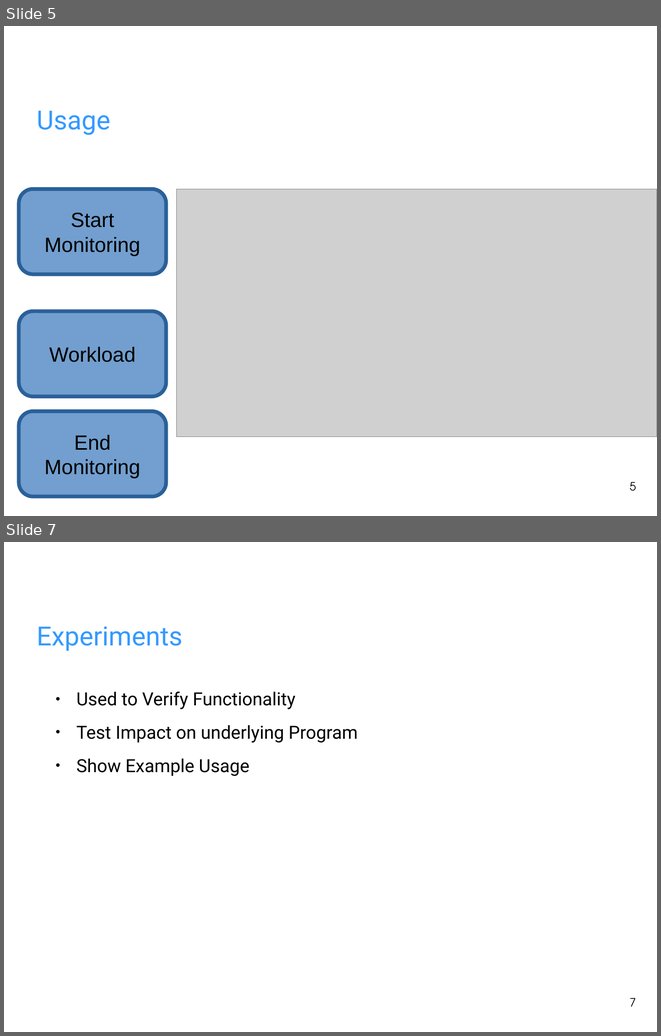
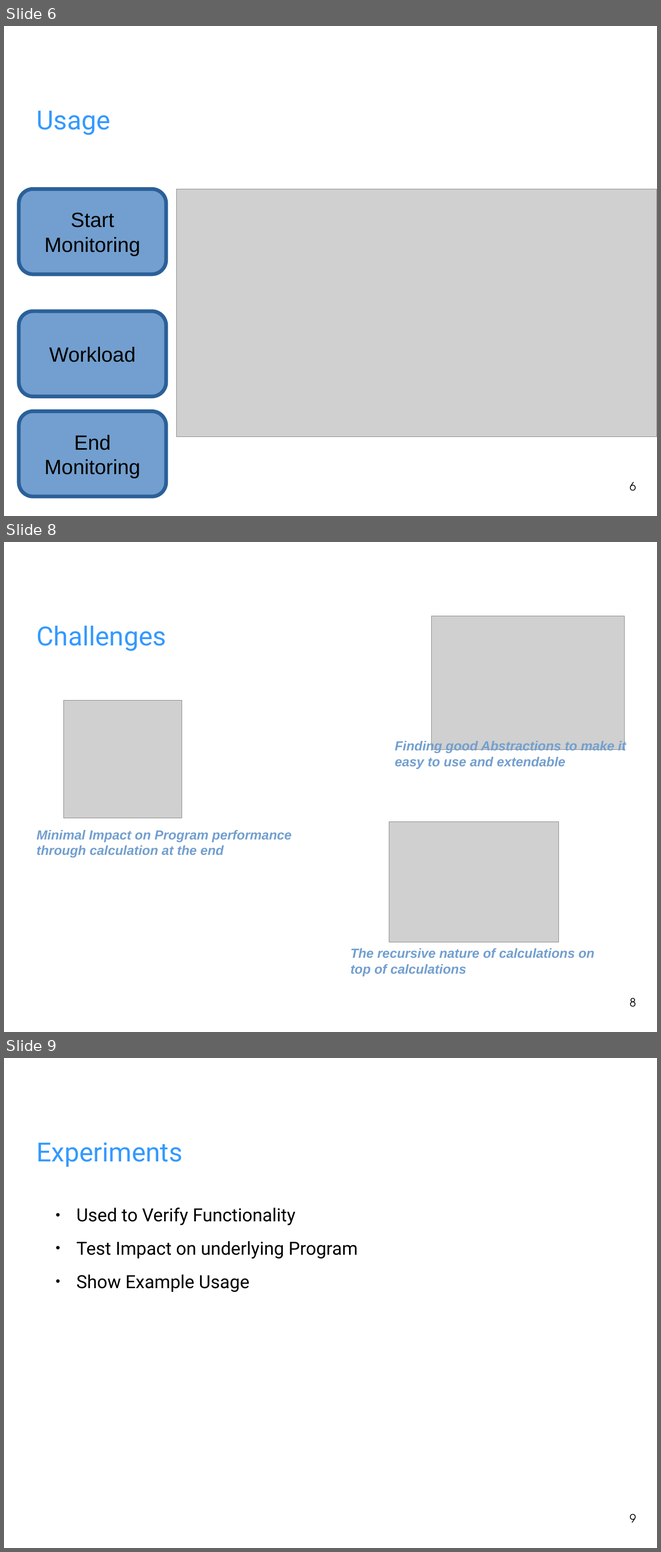
Before and after one commit to fhilprec/HardwareMonitoring, a slide deck: ProjectPresentation.odp. Shown one above the other, each under a label of ours: slides 5 and 7 before the commit, slides 6, 8 and 9 after it; the slides between them are not shown. The pictures are 661x1036 and 661x1552 pixels, drawn with LibreOffice and Linux fonts; fonts in the diff are those of the drawing; grey boxes stand for pictures; background and template pictures are left out. Boxes give left, top, right and bottom in pixels: in the first picture for what was removed or moved away, otherwise in the second. Text is boxed around its words. In the diff, an @@ line names an element or a change of style, - is before the commit and + after.

Commit message:
presentation

```diff
--- a/ProjectPresentation.odp
+++ b/ProjectPresentation.odp
@@ slide 8 added at bbox=[4, 542, 657, 1032], background picture (left out) @@
@@ picture added at bbox=[432, 616, 625, 749] @@
@@ title added at bbox=[37, 625, 166, 651], 32 pt, text #3399FF @@
+Challenges
@@ picture added at bbox=[64, 700, 182, 818] @@
@@ text added at bbox=[395, 740, 626, 769], 16 pt, text #729FCF, bold, italic @@
+Finding good Abstractions to make it easy to use and extendable
@@ picture added at bbox=[389, 822, 559, 942] @@
@@ text added at bbox=[36, 830, 292, 857], 16 pt, text #729FCF, bold, italic @@
+Minimal Impact on Program performance
+through calculation at the end
@@ text added at bbox=[351, 948, 594, 976], 16 pt, text #729FCF, bold, italic @@
+The recursive nature of calculations on top of calculations
@@ page number added at bbox=[629, 997, 636, 1007], 14 pt, text #000000 @@
+8
@@ what was slide 5 is now slide 6 @@
@@ page number at bbox=[629, 482, 636, 491]: text changed @@
-5
+6
@@ what was slide 7 is now slide 9 @@
@@ page number at bbox=[629, 1513, 636, 1522]: text changed @@
-7
+9
```
Also in this commit, not shown: 1 slide changed, 2 other slides added, 1 slide removed.
